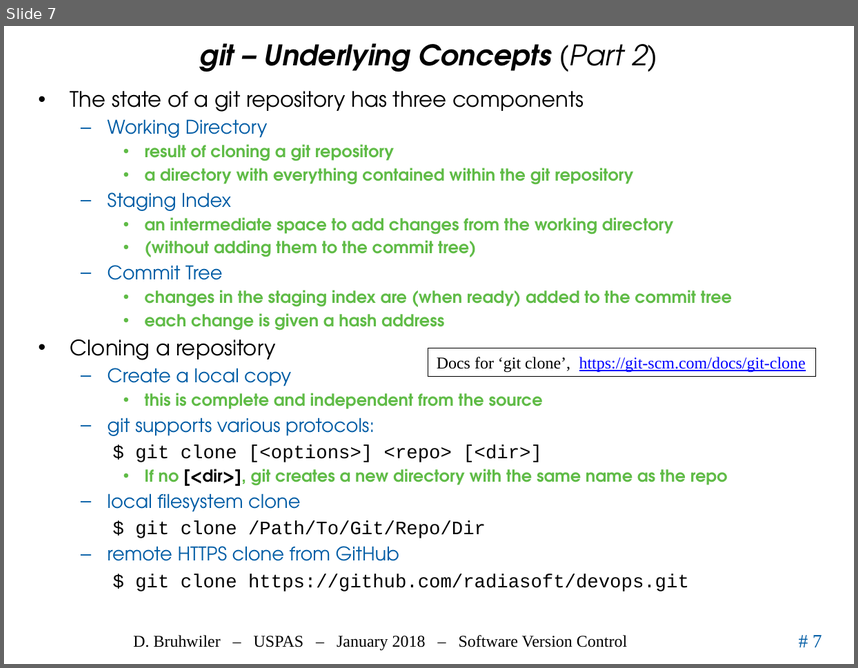
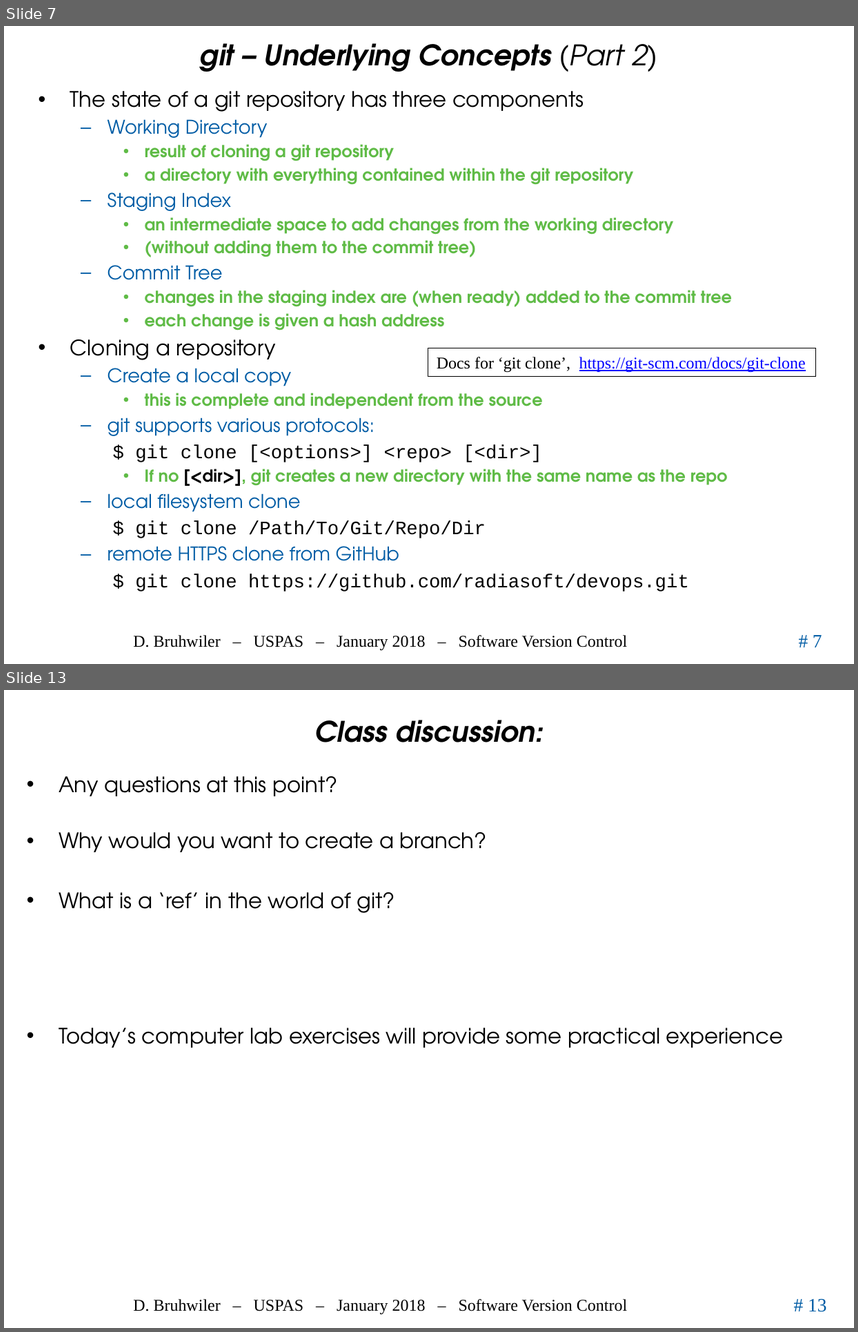
Before and after one commit to uspas/simbeamplasma18, a slide deck: software_version_control/02_VersionCont.pptx. Shown one above the other, each under a label of ours: slide 7 before the commit, slides 7 and 13 after it; the slides between them are not shown. The pictures are 858x668 and 858x1332 pixels, drawn with LibreOffice and Linux fonts; fonts in the diff are those of the drawing; background and template pictures are left out. Boxes give left, top, right and bottom in pixels: in the first picture for what was removed or moved away, otherwise in the second. Text is boxed around its words. In the diff, an @@ line names an element or a change of style, - is before the commit and + after.

```diff
--- a/software_version_control/02_VersionCont.pptx
+++ b/software_version_control/02_VersionCont.pptx
@@ slide 13 added at [4,690,854,1328], background #FFFFFF; not listed: 3 template elements that a slide beside it also shows @@
@@ title added at [315,720,543,742], 24 pt, text #000000, bold, italic @@
+Class discussion:
@@ text added at [59,776,783,1047], 18 pt, text #000000 @@
+• Any questions at this point?
+• Why would you want to create a branch?
+• What is a ‘ref’ in the world of git?
+• Today’s computer lab exercises will provide some practical experience
```
Also in this commit, not shown: 6 slides changed, 6 other slides added, 2 slides removed, 2 other files.
